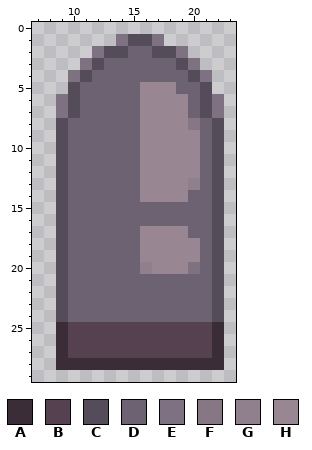
Two versions of one pixel-art sprite, My project/Assets/Texture/spaceshipBullet/bullet3.png. This is how it looked before the edit.
The file is 32x32 pixels. Colours within 5 levels of each other are drawn and written as one. Shown: x 7..23, y 0..29.
Palette (. is transparent): A #3b2d38  B #554150  C #544c58  D #6d6271  E #7d7182  F #877684  G #907f8c  H #988793
And afterwards:
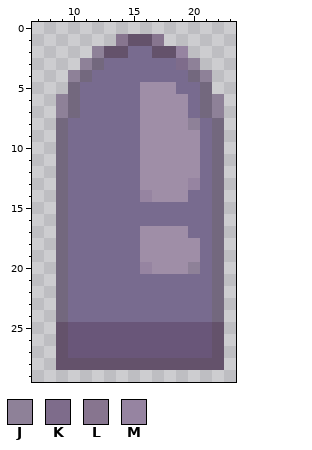
Colours new in this view: J #8e8198  K #7e6c8b  L #87758f  M #9684a1
Diff:
Colour A changes from #3b2d38 to #64526b.
Colour B changes from #554150 to #695679.
Colour C changes from #544c58 to #73687e.
Colour D changes from #6d6271 to #786b8f.
Colour H changes from #988793 to #9f8ea7.
The author changed colour C to colour A in row 1 at x 15 to 16; in row 2 at x 13 to 14 and 17 to 18.
The author changed colour E to colour J in row 2 at x 12; in row 3 at x 11 and 20; in row 4 at x 10 and 21; in rows 6 to 7 at x 9 and 22; in row 20 at x 20.
The author changed colour F to colour J in row 8 at x 20.
The author changed colour C to colour K in row 3 at x 19.
The author changed colour E to colour L in row 1 at x 14 and 17.
The author changed colour E to colour M in row 2 at x 19.
The author changed colour G to colour M in row 13 at x 20; in row 20 at x 16.
The author changed colour H to colour M in row 14 at x 16.
Changed places in both pictures, as pixel boxes (x1, y1, x2, y2):
changed: (56, 34, 224, 370)
